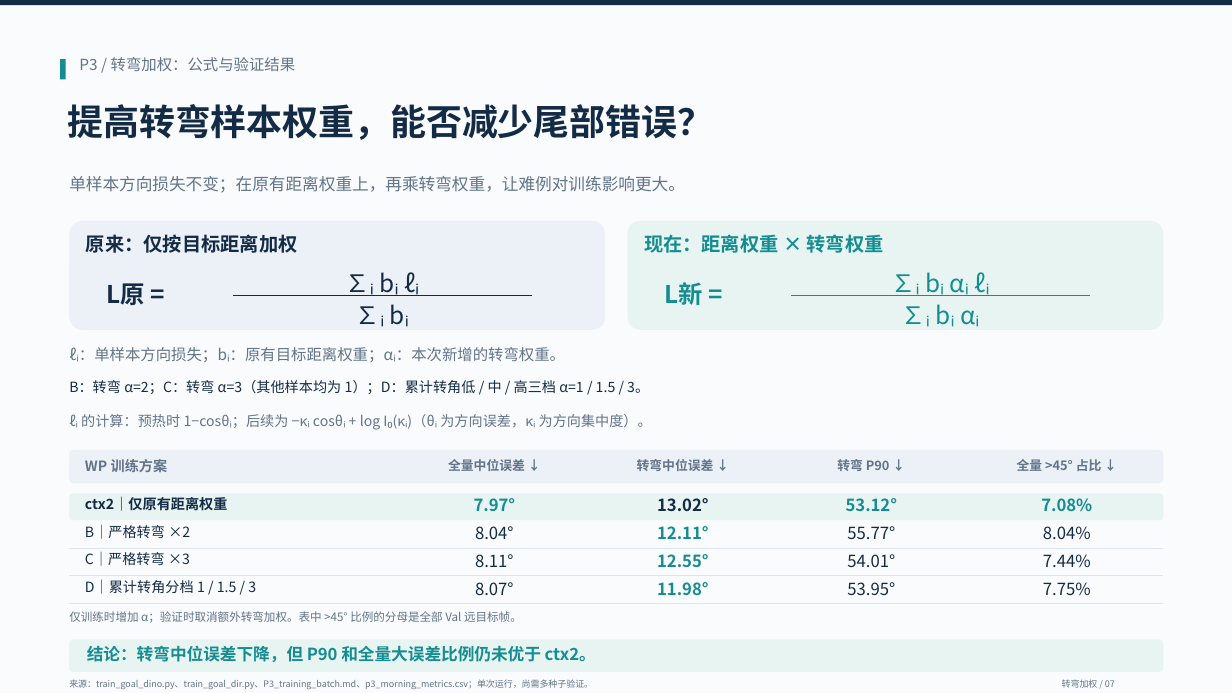
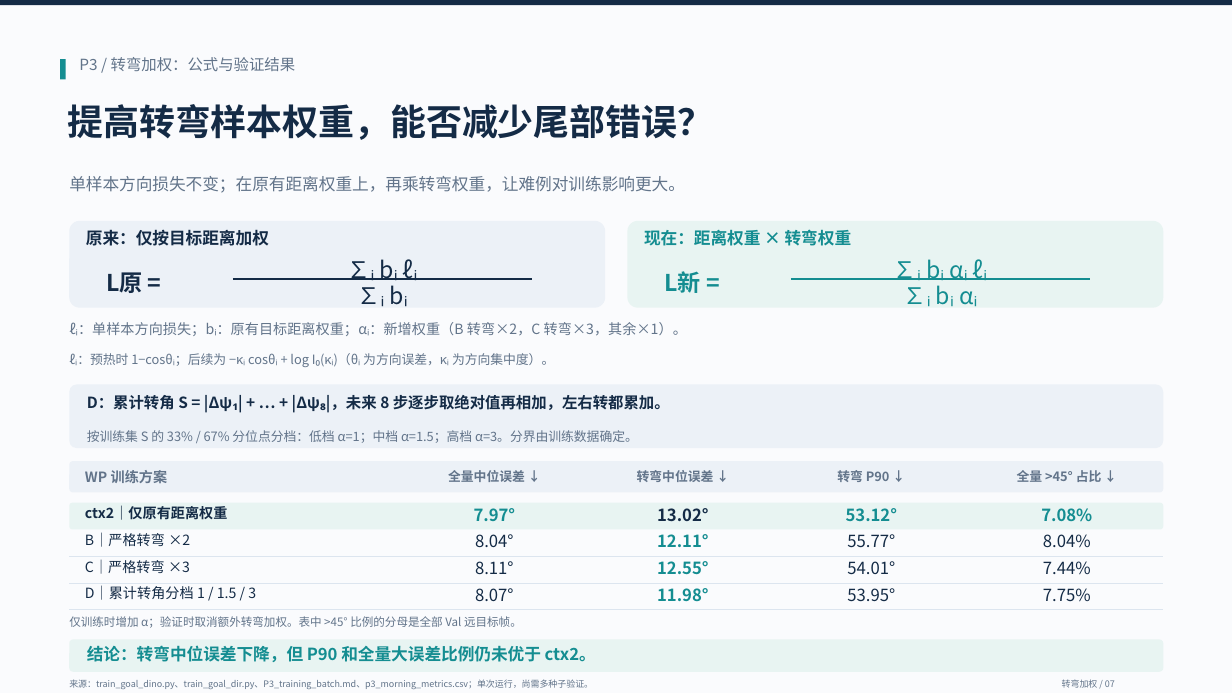
Before and after one commit to ShengnanHuang-gds/nomad, a slide deck: slide 7 of presentations/research_progress_compiled_cn.pptx. Drawn at 1232x693 pixels with LibreOffice and Linux fonts; fonts in the diff are those of the drawing. Boxes give left, top, right and bottom in pixels: in the first picture for what was removed or moved away, otherwise in the second. Text is boxed around its words. In the diff, an @@ line names an element or a change of style, - is before the commit and + after.

```diff
--- a/presentations/research_progress_compiled_cn.pptx
+++ b/presentations/research_progress_compiled_cn.pptx
@@ rounded rectangle: place and size @@
-rounded rectangle at box(69, 221, 605, 330)
+rounded rectangle at box(69, 221, 605, 308)
@@ text "原来：仅按目标距离加权" at box(86, 229, 269, 246): size 15 to 13 pt @@
@@ rounded rectangle: place and size @@
-rounded rectangle at box(628, 221, 1164, 330)
+rounded rectangle at box(628, 221, 1164, 308)
@@ text "现在：距离权重 × 转弯权重" at box(644, 229, 852, 246): size 15 to 13 pt @@
@@ text "∑ᵢ bᵢ ℓᵢ": place and size @@
-text "∑ᵢ bᵢ ℓᵢ" at box(69, 283, 565, 362)
+text "∑ᵢ bᵢ ℓᵢ" at box(69, 270, 463, 365)
@@ text "L原 =": place and size @@
-text "L原 =" at box(106, 283, 144, 305)
+text "L原 =" at box(106, 272, 142, 293)
@@ text "L新 =": place and size @@
-text "L新 =" at box(664, 282, 702, 305)
+text "L新 =" at box(664, 271, 700, 293)
@@ text "∑ᵢ bᵢ αᵢ ℓᵢ": place and size @@
-text "∑ᵢ bᵢ αᵢ ℓᵢ" at box(916, 283, 920, 296)
+text "∑ᵢ bᵢ αᵢ ℓᵢ" at box(917, 270, 921, 280)
@@ text "∑ᵢ bᵢ": place and size @@
-text "∑ᵢ bᵢ" at box(380, 315, 384, 327)
+text "∑ᵢ bᵢ" at box(381, 296, 385, 307)
@@ line moved from (233, 296) - (532, 296) to (233, 279) - (532, 279) @@
@@ size 19 to 18 pt in 6 elements at box(106, 272, 142, 293), box(664, 271, 700, 293), box(69, 270, 463, 365), box(917, 270, 921, 280), box(381, 296, 385, 307), box(927, 296, 931, 307) @@
@@ text "∑ᵢ bᵢ αᵢ": place and size @@
-text "∑ᵢ bᵢ αᵢ" at box(926, 315, 930, 327)
+text "∑ᵢ bᵢ αᵢ" at box(927, 296, 931, 307)
@@ line moved from (791, 296) - (1091, 296) to (791, 279) - (1091, 279) @@
@@ text at box(69, 322, 687, 336): text changed; size 12 to 11 pt @@
-ℓᵢ：单样本方向损失；bᵢ：原有目标距离权重；αᵢ：本次新增的转弯权重。
+ℓᵢ：单样本方向损失；bᵢ：原有目标距离权重；αᵢ：新增权重（B 转弯×2，C 转弯×3，其余×1）。
@@ text at box(69, 353, 554, 367): text changed; size 11 to 10 pt @@
-ℓᵢ 的计算：预热时 1−cosθᵢ；后续为 −κᵢ cosθᵢ + log I₀(κᵢ)（θᵢ 为方向误差，κᵢ 为方向集中度）。
+ℓᵢ：预热时 1−cosθᵢ；后续为 −κᵢ cosθᵢ + log I₀(κᵢ)（θᵢ 为方向误差，κᵢ 为方向集中度）。
@@ text removed at box(69, 380, 649, 394) @@
-B：转弯 α=2；C：转弯 α=3（其他样本均为 1）；D：累计转角低 / 中 / 高三档 α=1 / 1.5 / 3。
@@ rounded rectangle added at box(69, 384, 1164, 448), fill #ECF1F7 @@
@@ text added at box(87, 395, 670, 410), 12 pt, text #142B46, bold @@
+D：累计转角 S = |Δψ₁| + … + |Δψ₈|，未来 8 步逐步取绝对值再相加，左右转都累加。
@@ text added at box(87, 430, 638, 443), 10 pt, text #62748A @@
+按训练集 S 的 33% / 67% 分位点分档：低档 α=1；中档 α=1.5；高档 α=3。分界由训练数据确定。
@@ 15 texts, 2 rounded rectangles, 1 line: place and size @@
-15 texts, 2 rounded rectangles, 1 line at box(69, 450, 1164, 548)
+15 texts, 2 rounded rectangles, 1 line at box(69, 461, 1164, 556)
@@ 11 texts, 2 lines: place and size @@
-11 texts, 2 lines at box(69, 552, 1164, 623)
+11 texts, 2 lines at box(69, 560, 1164, 628)
```
Also in this commit, not shown: 6 other files.
